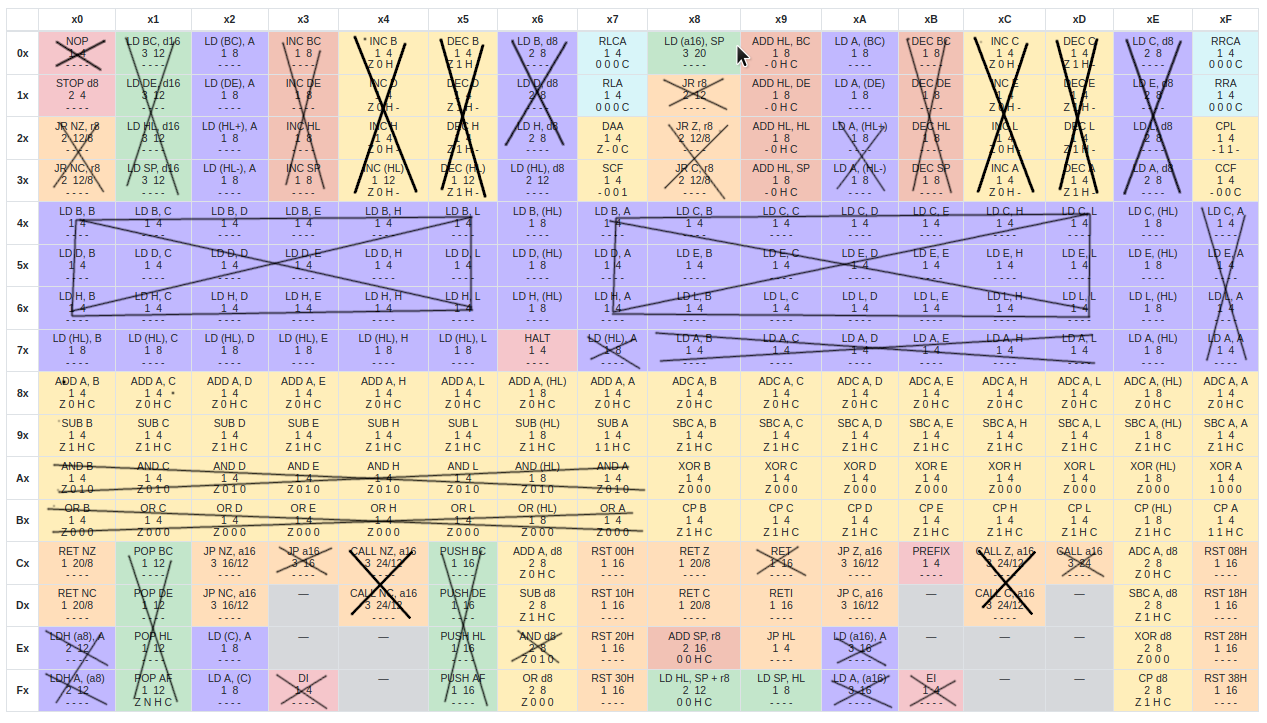
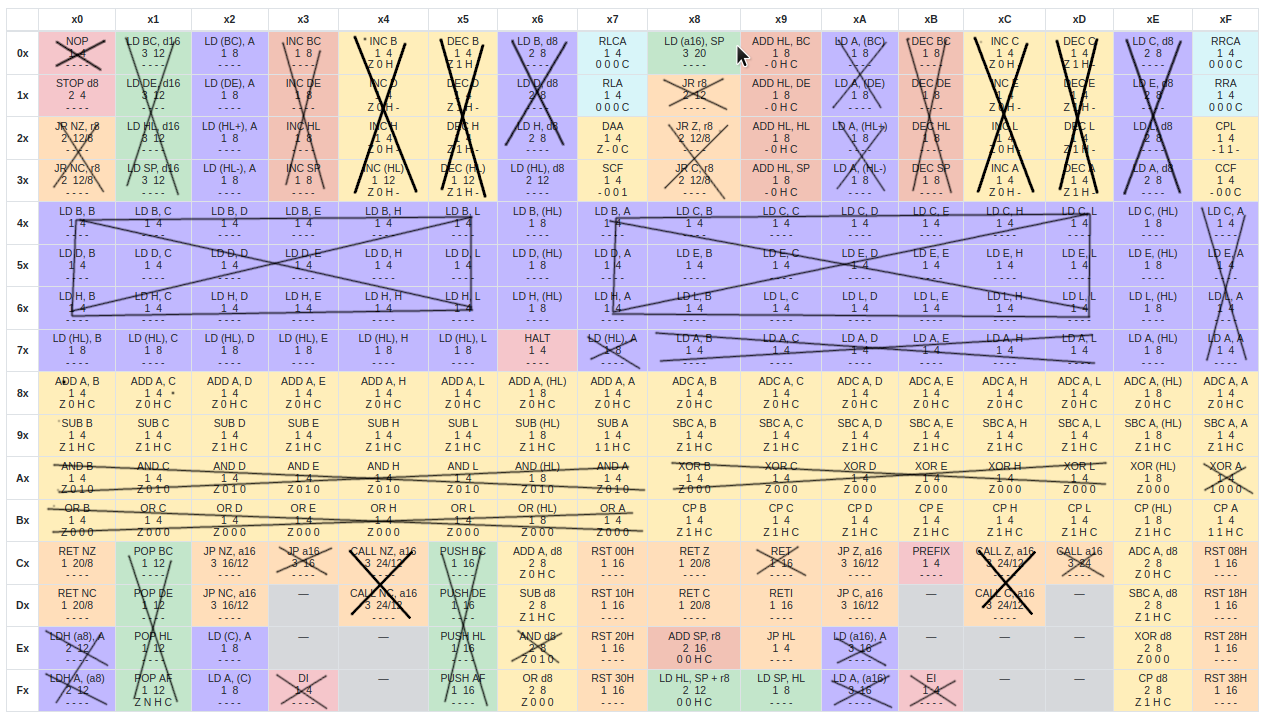
Layered file, before and after one edit (w=1267, h=723). Changes by layer:
painted on "Screenshot_20210423_183205.png" over 670, 39, 1254, 495
